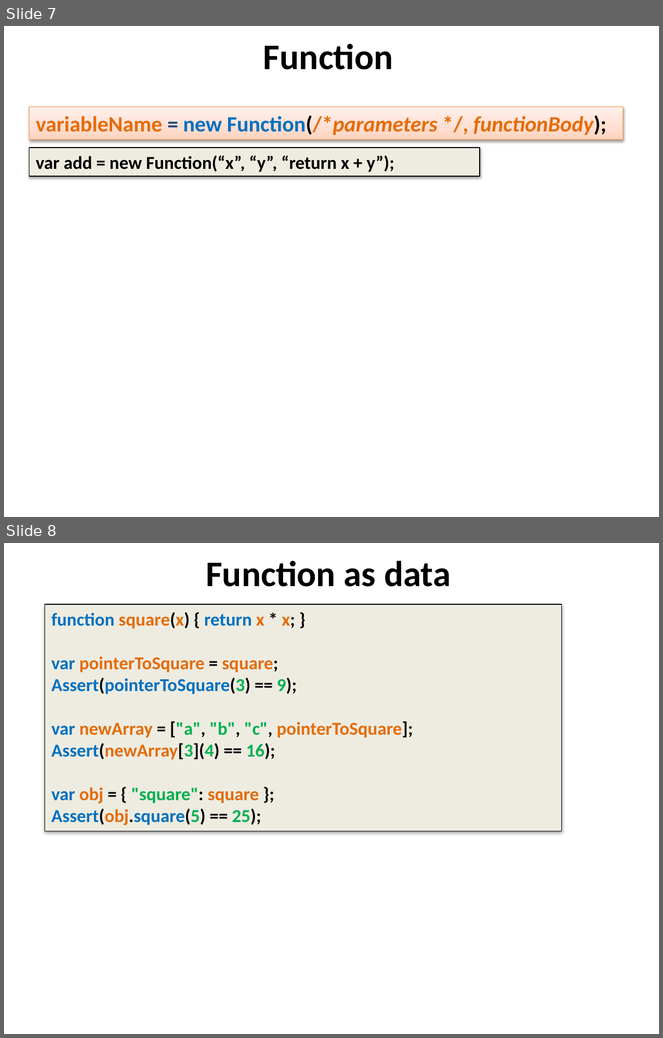
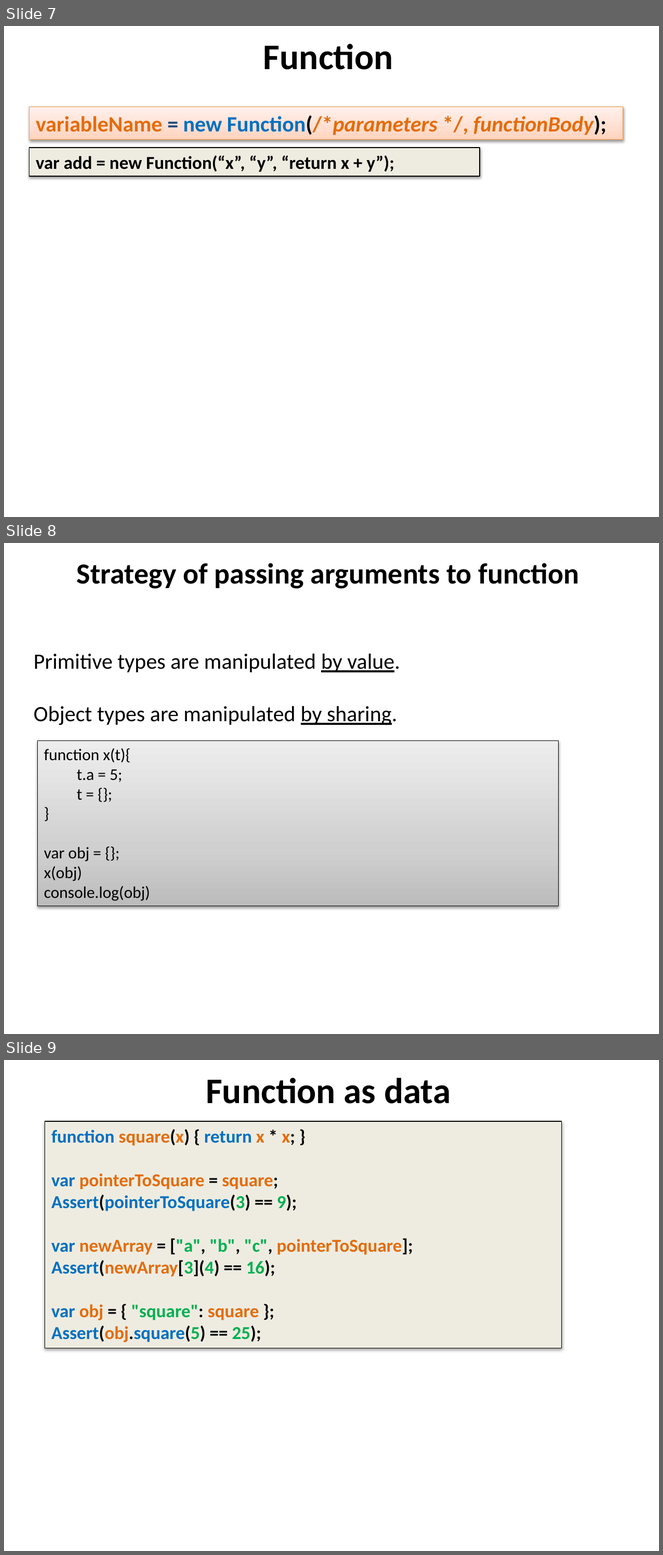
Before and after one commit to dzmitry-varabei/front-end-course, a slide deck: functions/functions.pptx. Shown one above the other, each under a label of ours: slides 7 and 8 before the commit, slides 7, 8 and 9 after it. The pictures are 663x1038 and 663x1555 pixels, drawn with LibreOffice and Linux fonts; fonts in the diff are those of the drawing. Boxes give left, top, right and bottom in pixels: in the first picture for what was removed or moved away, otherwise in the second. Text is boxed around its words. In the diff, an @@ line names an element or a change of style, - is before the commit and + after.

```diff
--- a/functions/functions.pptx
+++ b/functions/functions.pptx
@@ slide 8 added at box(4, 543, 659, 1034), background #FFFFFF @@
@@ title added at box(77, 563, 580, 589), 32 pt, text #000000, bold @@
+Strategy of passing arguments to function
@@ text added at box(34, 653, 400, 726), 24 pt, text #000000 @@
+Primitive types are manipulated by value.
+Object types are manipulated by sharing.
@@ rectangle added at box(37, 741, 558, 906), fill gradient #BDBDBD to #D1D1D1 to #EEEEEE, outline #000000 0.75 pt, 18 pt, text #000000 @@
+function x(t){
+  t.a = 5;
+  t = {};
+}
+var obj = {};
+x(obj)
+console.log(obj)
@@ what was slide 8 is now slide 9 @@
```
Also in this commit, not shown: 6 other files.
